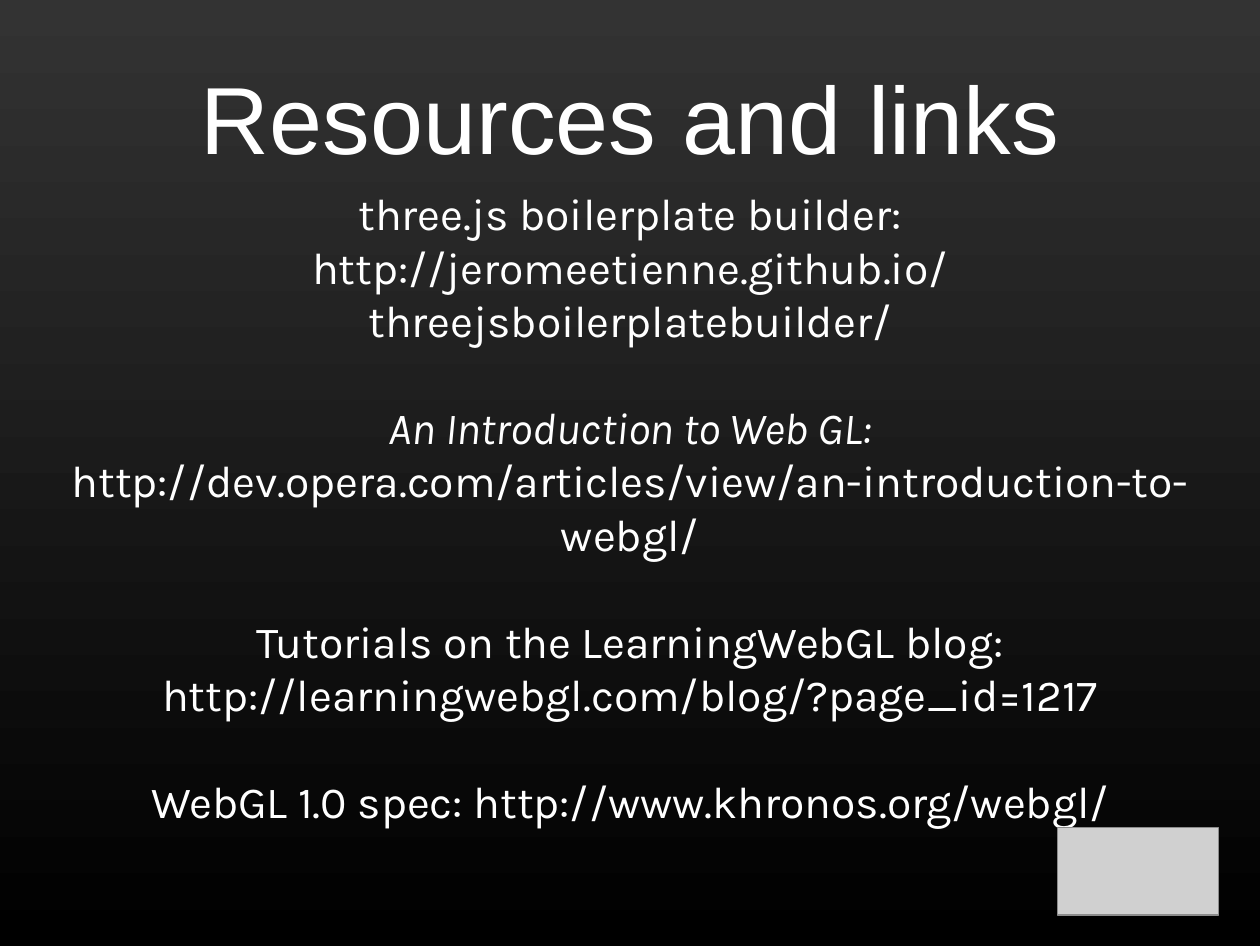
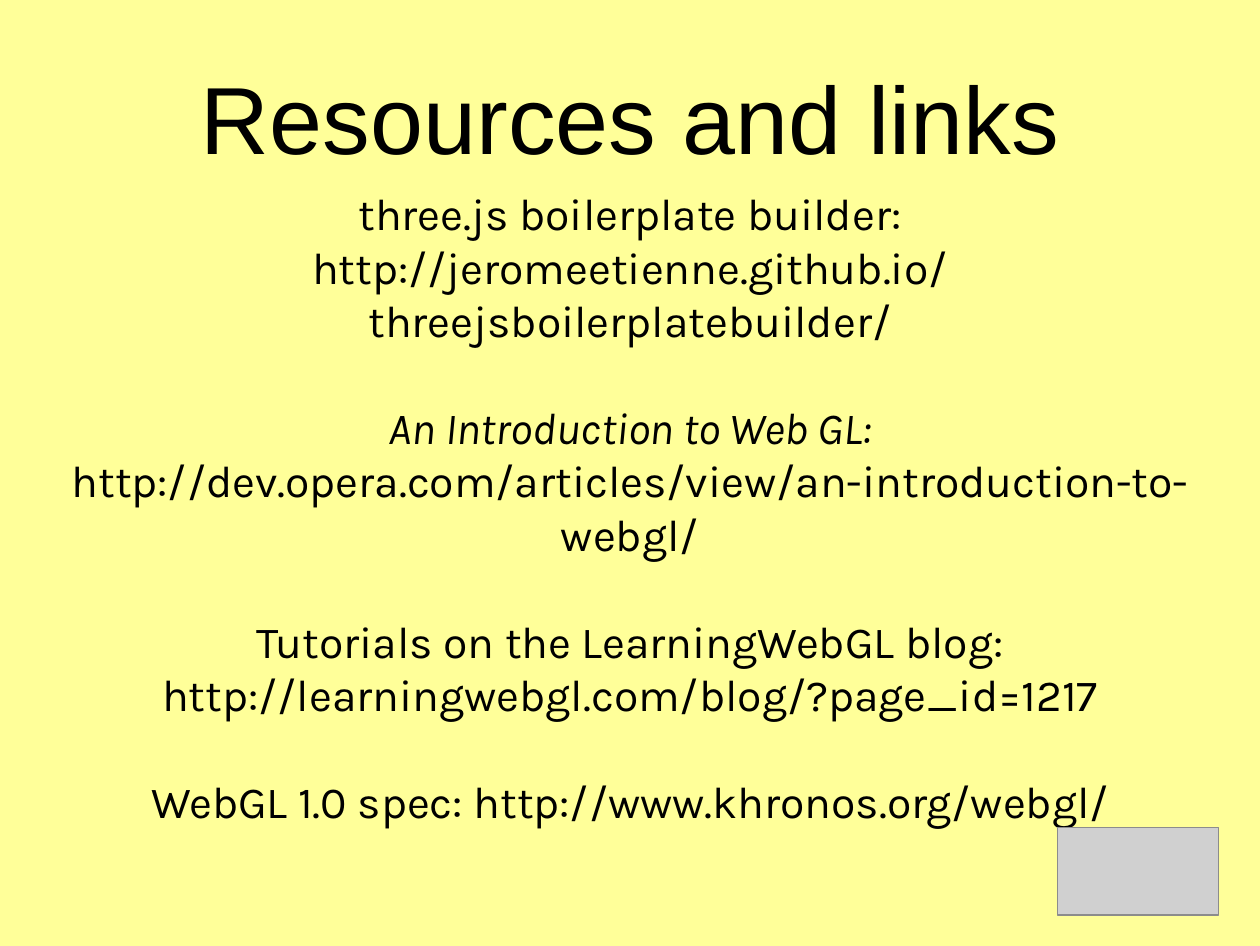
Before and after one commit to shegeek/teapots_can_fly, a slide deck: slide 34 of slides/teapots_can_fly-slides.odp. Drawn at 1260x946 pixels with LibreOffice and Linux fonts; fonts in the diff are those of the drawing; grey boxes stand for pictures. Boxes give left, top, right and bottom in pixels: in the first picture for what was removed or moved away, otherwise in the second. Text is boxed around its words. In the diff, an @@ line names an element or a change of style, - is before the commit and + after.

```diff
--- a/slides/teapots_can_fly-slides.odp
+++ b/slides/teapots_can_fly-slides.odp
@@ background gradient #333333 to #000000 to #FFFF99 @@
@@ title "Resources and links" at (201,85,1059,155): text colour #FFFFFF to #000000 @@
@@ subtitle "three.js boilerplate builder:" at (72,199,1189,829): text colour #FFFFFF to #000000 @@
```
Also in this commit, not shown: 27 other slides changed, 8 slides added, 7 slides removed, 2 other files.
